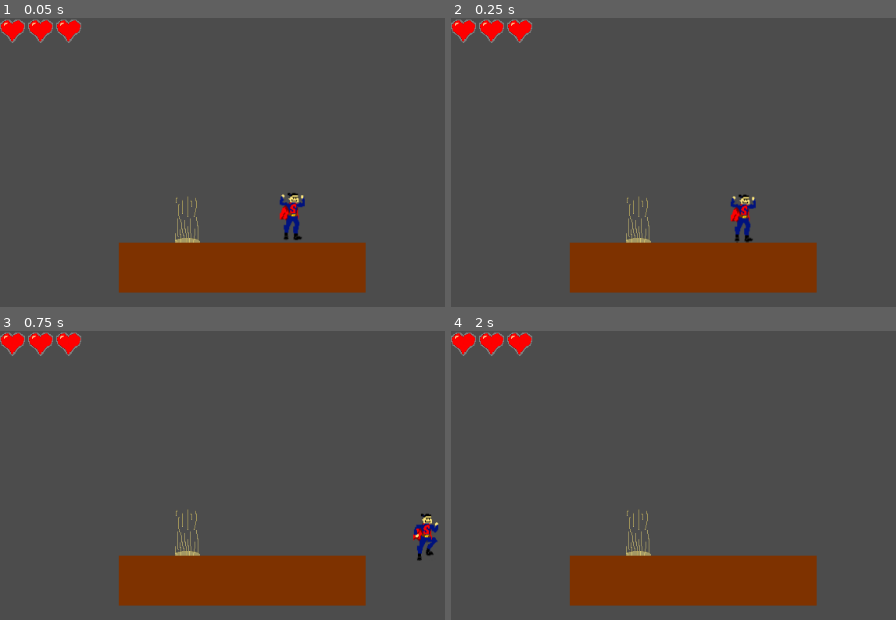
Above: before the commit, frames 1-4 (two rows, left to right).
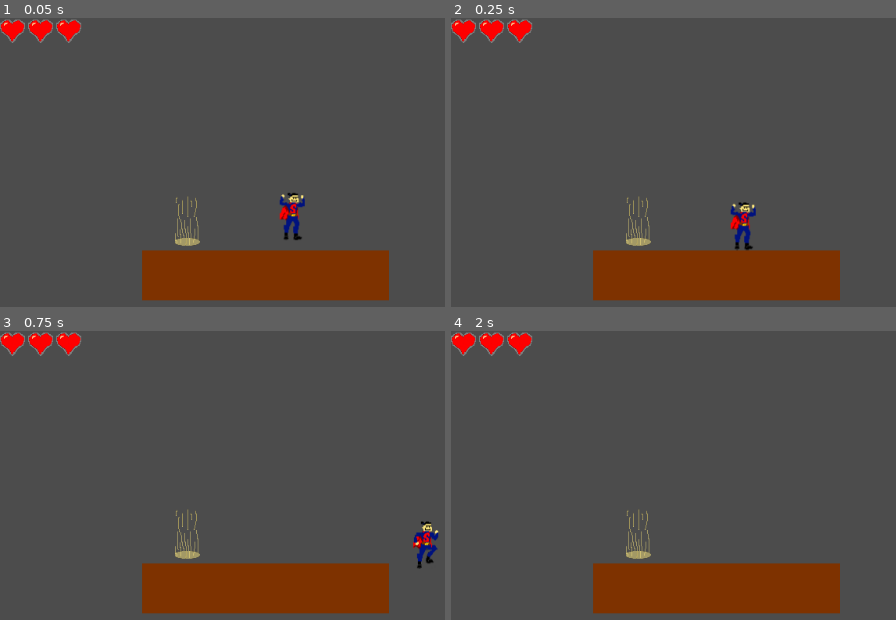
Above: after the commit, the same moments.

Repository: epielemeier/SacrificialSam
Game: Godot game, scene res://Level.tscn
The game is run twice, just before and just after one commit, with the same random seed, the same clock (stepped at 60 frames per second) and the same inputs. This scene is started directly instead of the project's main scene.
Inputs:
- Up to frame 1 (0.05 s): no input
- Up to frame 2 (0.25 s): no input
- Up to frame 3 (0.75 s): tap Enter at 0.5 s; hold Right (ui_right) from 0.53 s (still down); hold Z (dash) from 0.53 s (still down)
- Up to frame 4 (2 s): keep holding Right (ui_right); tap Space (ui_select) at 0.77, 1.25, 1.52 s; release Z (dash) at 1.28 s; tap X (interact) at 1.35 s

The runs differ from the first frame. In frame 1, 5.0% of the frame differs, in the area x 26-88%, y 77-98%; in frame 2, 5.6%; in frame 3, 5.6%, in the area x 26-99%, y 63-98%; in frame 4, 5.0%.

Commit message:
Make node2d groups nodes

Diff:
--- a/Level.tscn
+++ b/Level.tscn
@@ -22,46 +22,43 @@
 
 position = Vector2( 240, 260 )
 
-[node name="Tiles" type="Node2D" parent="." index="2"]
-
-position = Vector2( -50, 210 )
+[node name="Tiles" type="Node" parent="." index="2"]
 
 [node name="Tile" parent="Tiles" index="0" instance=ExtResource( 4 )]
 
-position = Vector2( 360, 110 )
+position = Vector2( 340, 330 )
 scale = Vector2( 4.93136, 1 )
 
-[node name="WaterTiles" type="Node2D" parent="." index="3"]
+[node name="WaterTiles" type="Node" parent="." index="3"]
 
 editor/display_folded = true
-position = Vector2( -110, 210 )
 
 [node name="WaterTile" parent="WaterTiles" index="0" instance=ExtResource( 5 )]
 
 position = Vector2( -346, 72 )
 
-[node name="Spikes" type="Node2D" parent="." index="4"]
+[node name="Spikes" type="Node" parent="." index="4"]
 
 editor/display_folded = true
-position = Vector2( -130, 220 )
 
 [node name="Spikes" parent="Spikes" index="0" instance=ExtResource( 6 )]
 
 position = Vector2( -346, 172 )
 
-[node name="Tanks" type="Node2D" parent="." index="5"]
+[node name="Tanks" type="Node" parent="." index="5"]
 
 editor/display_folded = true
-position = Vector2( -200, 180 )
 
 [node name="Tank" parent="Tanks" index="0" instance=ExtResource( 7 )]
 
 position = Vector2( -346, 292 )
+starting_head_rotation_degrees = 0
+visibility_modifier = 1
+shoot_wait_time = 1
 
-[node name="HeartCollectibles" type="Node2D" parent="." index="6"]
+[node name="HeartCollectibles" type="Node" parent="." index="6"]
 
 editor/display_folded = true
-position = Vector2( -210, -10 )
 
 [node name="HeartCollectible" parent="HeartCollectibles" index="0" instance=ExtResource( 8 )]
 
--- a/levels/1_Level.tscn
+++ b/levels/1_Level.tscn
@@ -1,10 +1,11 @@
-[gd_scene load_steps=4 format=2]
+[gd_scene load_steps=5 format=2]
 
 [ext_resource path="res://Level.tscn" type="PackedScene" id=1]
-[ext_resource path="res://Tile.tscn" type="PackedScene" id=2]
-[ext_resource path="res://Spikes.tscn" type="PackedScene" id=3]
+[ext_resource path="res://levels/2_Level.tscn" type="PackedScene" id=2]
+[ext_resource path="res://Tile.tscn" type="PackedScene" id=3]
+[ext_resource path="res://Spikes.tscn" type="PackedScene" id=4]
 
-[node name="1_Level" index="0" instance=ExtResource( 1 )]
+[node name="1_Level" instance=ExtResource( 1 )]
 
 [node name="Hero" parent="." index="0"]
 
@@ -13,31 +14,32 @@
 [node name="Gate" parent="." index="1"]
 
 position = Vector2( 930, 510 )
+level = ExtResource( 2 )
 
 [node name="Tile" parent="Tiles" index="0"]
 
-position = Vector2( 255.549, 360 )
+position = Vector2( 204.368, 568.847 )
 scale = Vector2( 6.38909, 1 )
 
-[node name="Tile2" parent="Tiles" index="1" instance=ExtResource( 2 )]
+[node name="Tile2" parent="Tiles" index="1" instance=ExtResource( 3 )]
 
-position = Vector2( 80, 91 )
+position = Vector2( 28.8193, 299.847 )
 scale = Vector2( 1, 7.53125 )
 
-[node name="Tile3" parent="Tiles" index="2" instance=ExtResource( 2 )]
+[node name="Tile3" parent="Tiles" index="2" instance=ExtResource( 3 )]
 
-position = Vector2( 1040, 90.5 )
+position = Vector2( 988.819, 299.347 )
 scale = Vector2( 1, 7.51562 )
 
-[node name="Tile4" parent="Tiles" index="3" instance=ExtResource( 2 )]
+[node name="Tile4" parent="Tiles" index="3" instance=ExtResource( 3 )]
 
-position = Vector2( 565, -113 )
+position = Vector2( 513.819, 95.8473 )
 scale = Vector2( 14.2188, 1.10938 )
 
-[node name="Tile5" parent="Tiles" index="4" instance=ExtResource( 2 )]
+[node name="Tile5" parent="Tiles" index="4" instance=ExtResource( 3 )]
 
-position = Vector2( 800.526, 360 )
-scale = Vector2( 8.65544, 1.02344 )
+position = Vector2( 778.525, 568.847 )
+scale = Vector2( 7.74358, 1.02344 )
 
 [node name="Spikes" parent="." index="4"]
 
@@ -45,11 +47,18 @@
 
 [node name="Spikes" parent="Spikes" index="0"]
 
-position = Vector2( 570, 352.257 )
+position = Vector2( 442, 570.284 )
 scale = Vector2( 1, 0.929477 )
+_sections_unfolded = [ "Collision", "Transform" ]
 
-[node name="Spikes2" parent="Spikes" index="1" instance=ExtResource( 3 )]
+[node name="Spikes2" parent="Spikes" index="1" instance=ExtResource( 4 )]
 
-position = Vector2( 628.839, 425.205 )
+position = Vector2( 503.541, 569.743 )
 scale = Vector2( -0.96875, 0.929477 )
 _sections_unfolded = [ "Collision", "Transform" ]
+
+[node name="Tank" parent="Tanks" index="0"]
+
+starting_head_rotation_degrees = 0
+visibility_modifier = 1
+shoot_wait_time = 1
--- a/project.godot
+++ b/project.godot
@@ -11,7 +11,7 @@
 [application]
 
 config/name="SuperDude"
-run/main_scene="res://Level.tscn"
+run/main_scene="res://levels/1_Level.tscn"
 config/icon="res://icon.png"
 
 [input]
